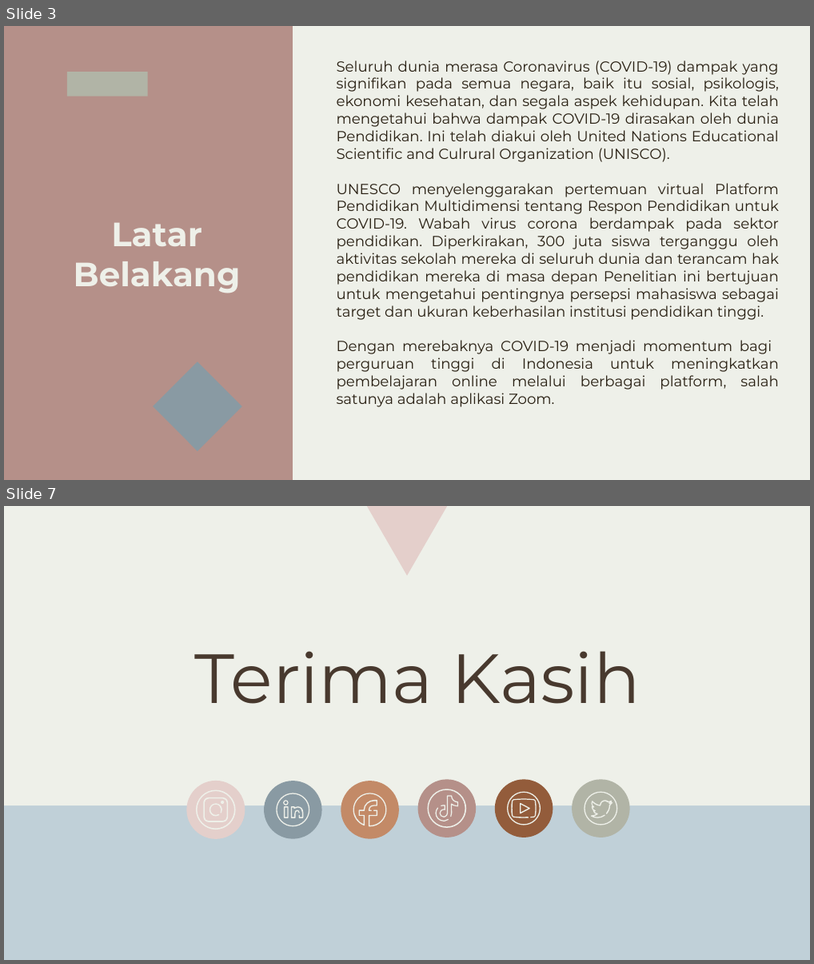
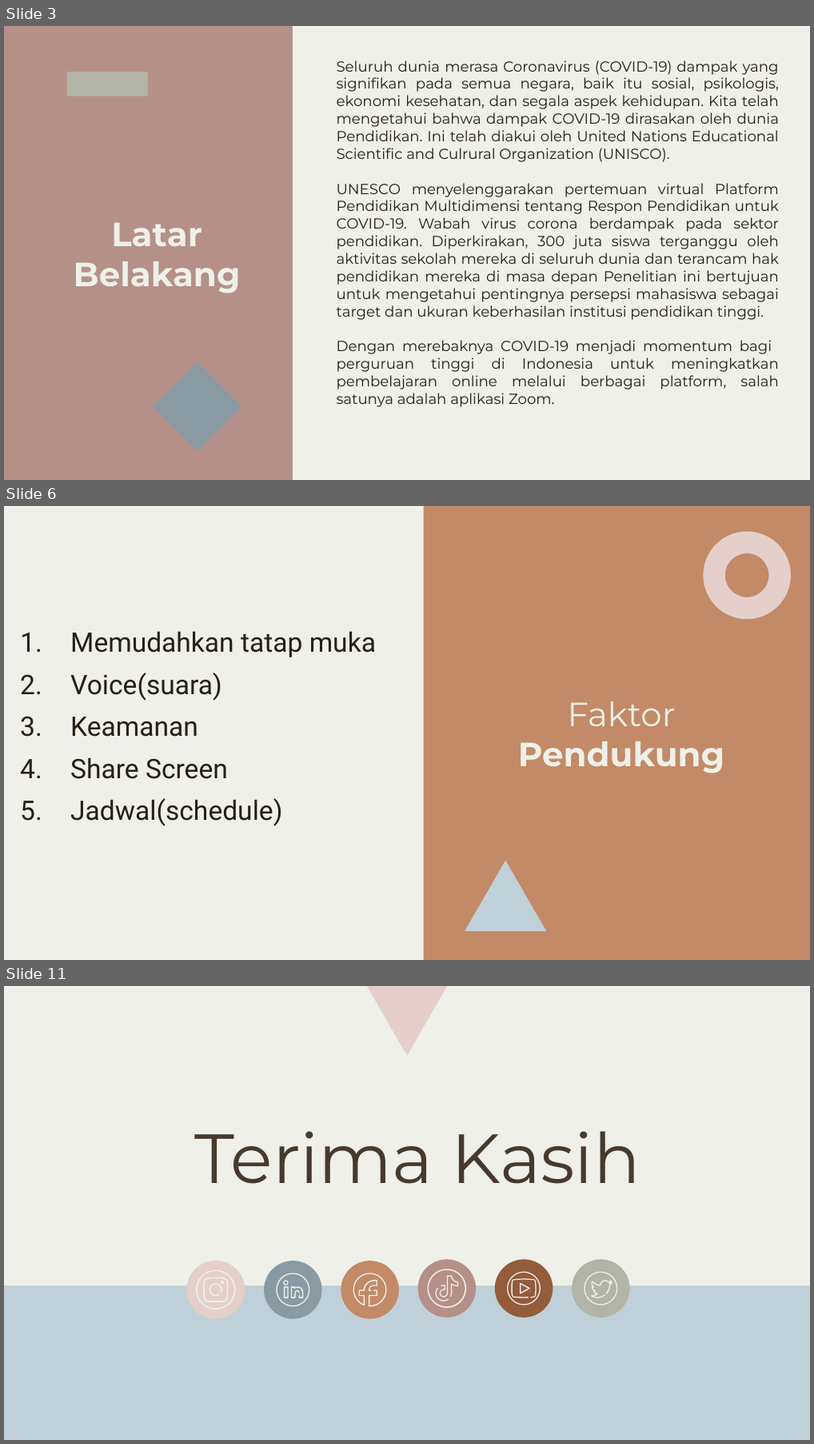
Before and after one commit to Malja321999/-Tugas-1-Kelompok-3-Komputer-masyarakat, a slide deck: [Tugas 3] KELOMPOK 3-Faktor Pertemuan Cloud Zoom Adopsi Teknologi di Pandemi COVID-19.pptx. Shown one above the other, each under a label of ours: slides 3 and 7 before the commit, slides 3, 6 and 11 after it; the slides between them are not shown. The pictures are 814x964 and 814x1444 pixels, drawn with LibreOffice and Linux fonts; fonts in the diff are those of the drawing. Boxes give left, top, right and bottom in pixels: in the first picture for what was removed or moved away, otherwise in the second. Text is boxed around its words. In the diff, an @@ line names an element or a change of style, - is before the commit and + after.

```diff
--- a/[Tugas 3] KELOMPOK 3-Faktor Pertemuan Cloud Zoom Adopsi Teknologi di Pandemi COVID-19.pptx
+++ b/[Tugas 3] KELOMPOK 3-Faktor Pertemuan Cloud Zoom Adopsi Teknologi di Pandemi COVID-19.pptx
@@ slide 6 added at [4, 506, 810, 960], background #C38A67 @@
@@ rectangle added at [4, 506, 423, 959], fill #EEF0E9 @@
@@ donut added at [703, 531, 791, 619], fill #E4CFCB @@
@@ subtitle added at [70, 631, 376, 826], 24 pt, text #281F12 @@
+1. Memudahkan tatap muka
+2. Voice(suara)
+3. Keamanan
+4. Share Screen
+5. Jadwal(schedule)
@@ title added at [518, 701, 725, 773], 30 pt, text #EEF0E9, bold @@
+Faktor Pendukung
@@ triangle added at [466, 860, 546, 931], fill #C0D0D8 @@
@@ what was slide 7 is now slide 11 @@
```
Also in this commit, not shown: 4 slides changed, 3 other slides added.
